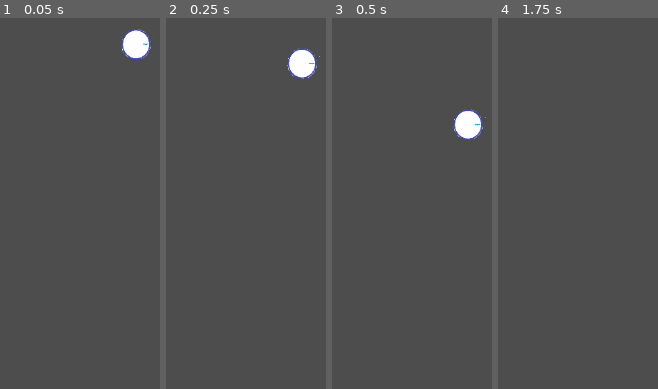
Above: before the commit, frames 1-4 (left to right).
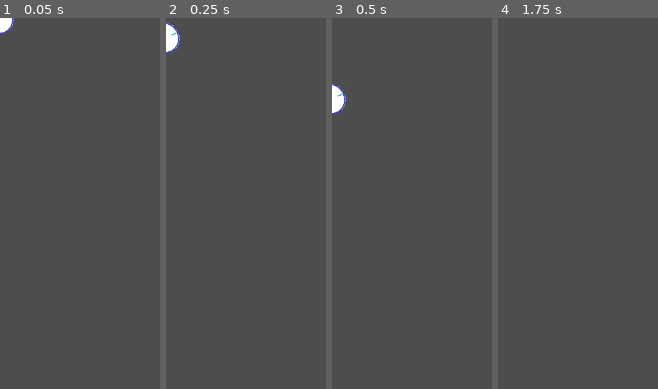
Above: after the commit, the same moments.

Repository: BurgundyToad/planet-defender
Game: Godot game, scene res://mob.tscn
Two runs of this game, one before a commit and one after it. Both use one fixed random seed, a clock stepped at 60 frames per second and the inputs below. This scene is started directly instead of the project's main scene.
Inputs:
- Up to frame 1 (0.05 s): no input
- Up to frame 2 (0.25 s): no input
- Up to frame 3 (0.5 s): no input
- Up to frame 4 (1.75 s): hold D (right) 0.53-1.28 s; hold Space (Space) 0.53-1.28 s; hold S (down) from 1.28 s (still down); tap [ (testing_key_1) at 1.35 s

The runs differ from the first frame. In frame 1, 1.5% of the frame differs, in the area x 0-95%, y 0-12%; in frame 2, 1.7%, in the area x 0-97%, y 1-17%; in frame 3, 1.7%; in frame 4, nothing differs.
Error in both runs: Invalid access to property or key 'position' on a base object of type 'null instance'. (res://mob.gd:14)

Commit message:
Add files via upload

Diff:
--- a/ICS Culminating/enemy_bullet.gd
+++ b/ICS Culminating/enemy_bullet.gd
@@ -2,13 +2,15 @@
 @export var speed = 5
 @export var bullet : PackedScene
 var direction := Vector2.ZERO
+signal bullet_hit
 # Called when the node enters the scene tree for the first time.
 func _ready():
 	pass # Replace with function body.
 
 
+
 # Called every frame. 'delta' is the elapsed time since the previous frame.
-func _physics_process(delta):
+func _physics_process(_Delta):
 	if direction != Vector2.ZERO:
 		var velocity = direction * speed
 		global_position += velocity
@@ -17,12 +19,9 @@
 	self.direction = direction
 
 
-
-
-
-
 func _on_body_entered(body):
 	print("hit player")
 	if body.is_in_group("player"):
-		body.queue_free()
-	queue_free()
+		bullet_hit.emit(body)
+		body.hide()
+		#body.queue_free()
--- a/ICS Culminating/enemy_bullet.tscn
+++ b/ICS Culminating/enemy_bullet.tscn
@@ -7,7 +7,7 @@
 radius = 5.99986
 height = 26.013
 
-[node name="Enemy_Bullet" type="Area2D"]
+[node name="Enemy_Bullet" type="Area2D" groups=["enemy_bullets"]]
 script = ExtResource("1_p0p60")
 
 [node name="Sprite2D" type="Sprite2D" parent="."]
--- a/ICS Culminating/mob.gd
+++ b/ICS Culminating/mob.gd
@@ -3,7 +3,7 @@
 @export var speed = 250
 var player_position
 var target_position
-
+var timer = 0
 @onready var player = get_parent().get_node("Player")
 signal mob_fire_bullet(bullet)
 
@@ -13,8 +13,12 @@
 func _physics_process(_delta):
 	player_position = player.position
 	target_position = (player_position - position).normalized()
+	timer += 1
 
-	if position.distance_to(player_position) > 3:
+	if timer > 50:
+		$ShootTimer.start()
+		timer = 0
+	if position.distance_to(player_position) > 5:
 
 		linear_velocity = target_position * speed
 		gravity_scale = 0
@@ -36,8 +40,15 @@
 	var direction = (player_position - position).normalized()
 	var direction_to_mouse = direction
 	b.set_direction(direction_to_mouse)
+
+
 	emit_signal("mob_fire_bullet", b)
 
 func _unhandled_input(event):
 	if Input.is_action_just_pressed("shoot"):
 		shoot()
+
+
+func _on_shoot_timer_timeout():
+	shoot()
+	pass # Replace with function body.
--- a/ICS Culminating/mob.tscn
+++ b/ICS Culminating/mob.tscn
@@ -22,15 +22,15 @@
 [sub_resource type="CircleShape2D" id="CircleShape2D_2lhly"]
 radius = 135.281
 
-[node name="mob" type="RigidBody2D" groups=["mobs"]]
+[node name="mob" type="RigidBody2D" groups=["enemy_bullets", "mobs"]]
 rotation = -0.365706
 script = ExtResource("1_4shbi")
 Bullet = ExtResource("2_p6sjk")
 
 [node name="AnimatedSprite2D" type="AnimatedSprite2D" parent="."]
-position = Vector2(170, 104)
-rotation = -5.95342
-scale = Vector2(0.382814, 0.382946)
+position = Vector2(-1.93303, -1.28493)
+rotation = -6.34225
+scale = Vector2(0.380762, 0.390446)
 sprite_frames = SubResource("SpriteFrames_0rxkk")
 
 [node name="Muzzle" type="Marker2D" parent="AnimatedSprite2D"]
@@ -38,14 +38,13 @@
 gizmo_extents = 23.5
 
 [node name="CollisionShape2D" type="CollisionShape2D" parent="."]
-position = Vector2(170.741, 105.002)
+position = Vector2(-2.22535, 0.218654)
 rotation = -1.19179
-scale = Vector2(1, 1)
 shape = SubResource("CircleShape2D_p1ygq")
 one_way_collision = true
 
 [node name="VisibleOnScreenNotifier2D" type="VisibleOnScreenNotifier2D" parent="."]
-position = Vector2(167, 111)
+position = Vector2(-4.90987, 5.18793)
 rotation = 2.87724
 scale = Vector2(0.787499, 0.3875)
 
@@ -62,4 +61,5 @@
 shape = SubResource("CircleShape2D_2lhly")
 
 [node name="ShootTimer" type="Timer" parent="."]
-wait_time = 0.389
+
+[connection signal="timeout" from="ShootTimer" to="." method="_on_shoot_timer_timeout"]
